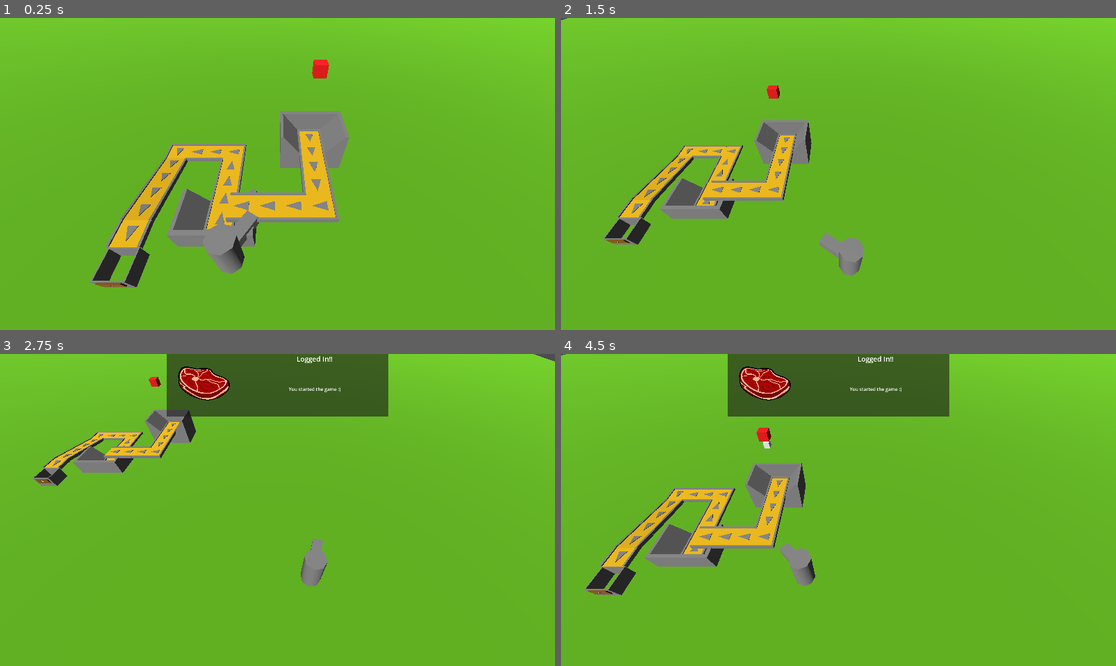
Above: before the commit, frames 1-4 (two rows, left to right).
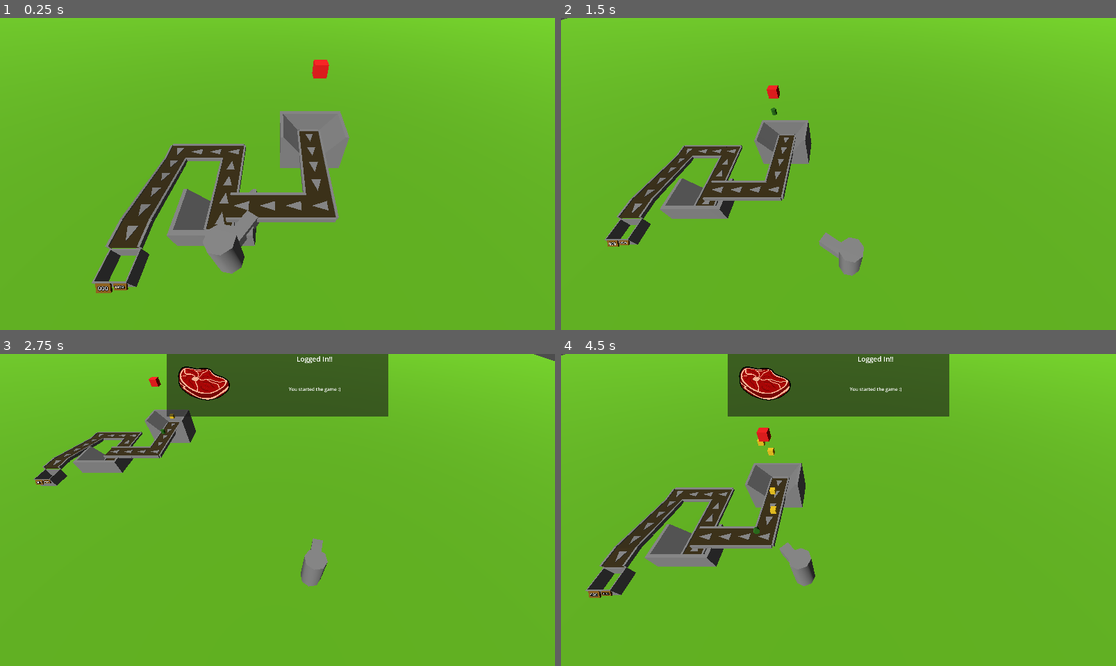
Above: after the commit, the same moments.

Repository: DallasHuff/gwj-89
Game: Godot game, scene res://levels/conveyor_test.tscn
The game is run twice, just before and just after one commit, with the same random seed, the same clock (stepped at 60 frames per second) and the same inputs.
Inputs (mouse positions are in pixels of both pictures, inside the frame that each line leads up to):
- Up to frame 1 (0.25 s): no input
- Up to frame 2 (1.5 s): move the mouse to (960, 158) at 0.52 s; press the mouse at (960, 158) at 0.53 s; hold D (right) 0.53-1.28 s; move the mouse to (727, 189) at 1.27 s; release the mouse at (727, 189) at 1.28 s; hold S (down) from 1.28 s (still down); right-click (727, 189) at 1.35 s
- Up to frame 3 (2.75 s): move the mouse to (333, 441) at 2.02 s; release S (down) at 2.03 s; press the mouse at (333, 441) at 2.03 s; hold D (right) from 2.03 s (still down)
- Up to frame 4 (4.5 s): move the mouse to (810, 572) at 2.77 s; release D (right) at 2.78 s; release the mouse at (810, 572) at 2.78 s; hold W (up) 2.78-3.53 s; right-click (810, 572) at 2.85 s; move the mouse to (1005, 556) at 3.52 s; press the mouse at (1005, 556) at 3.53 s; hold A (left) from 3.53 s (still down); tap 1 (debug1) at 4.15 s; move the mouse to (672, 463) at 4.27 s; release the mouse at (672, 463) at 4.28 s; right-click (672, 463) at 4.35 s

The runs differ from the first frame. In frame 1, 4.3% of the frame differs, in the area x 16-62%, y 35-89%; in frame 2, 2.2%; in frame 3, 0.8%; in frame 4, 2.5%.

Commit message:
added multiple trash types, randomly spawning in

Diff:
--- a/entities/conveyor/straight_conveyor.tscn
+++ b/entities/conveyor/straight_conveyor.tscn
@@ -3,7 +3,7 @@
 [ext_resource type="Script" uid="uid://d3o2cfsr551di" path="res://entities/conveyor/straight_conveyor.gd" id="1_7eqht"]
 
 [sub_resource type="StandardMaterial3D" id="StandardMaterial3D_n54wd"]
-albedo_color = Color(1, 0.78300005, 0.06999999, 1)
+albedo_color = Color(0.23, 0.18009001, 0.016099999, 1)
 
 [sub_resource type="BoxShape3D" id="BoxShape3D_n54wd"]
 size = Vector3(1, 0.1, 1)
@@ -15,7 +15,7 @@
 size = Vector3(0.1, 0.2, 1)
 
 [sub_resource type="BoxShape3D" id="BoxShape3D_q1i14"]
-size = Vector3(1.2, 0.2, 0.1)
+size = Vector3(1, 0.2, 0.1)
 
 [node name="StraightConveyor" type="Node3D" unique_id=606666062]
 script = ExtResource("1_7eqht")
@@ -31,6 +31,7 @@
 
 [node name="BeltMover" type="StaticBody3D" parent="." unique_id=2116407018]
 unique_name_in_owner = true
+constant_linear_velocity = Vector3(0, 0, 1.5)
 
 [node name="CollisionShape3D" type="CollisionShape3D" parent="BeltMover" unique_id=354356967]
 transform = Transform3D(1, 0, 0, 0, 0.9993908, 0.03489949, 0, -0.03489949, 0.9993908, 0, 0.01, 0)
@@ -56,13 +57,12 @@
 [node name="CollisionShape3D" type="CollisionShape3D" parent="BumperRight/StaticBody3D" unique_id=2032328365]
 shape = SubResource("BoxShape3D_n1slu")
 
-[node name="BumperRear" type="CSGBox3D" parent="." unique_id=254482814]
+[node name="BumperRear" type="CSGBox3D" parent="." unique_id=244084465]
 unique_name_in_owner = true
 transform = Transform3D(1, 0, 0, 0, 1, 0, 0, 0, 1, 0, 0, -0.55)
-visible = false
-size = Vector3(1.2, 0.2, 0.1)
+size = Vector3(1, 0.2, 0.1)
 
-[node name="StaticBody3D" type="StaticBody3D" parent="BumperRear" unique_id=2066356704]
+[node name="StaticBody3D" type="StaticBody3D" parent="BumperRear" unique_id=1133859339]
 
-[node name="CollisionShape3D" type="CollisionShape3D" parent="BumperRear/StaticBody3D" unique_id=1595762718]
+[node name="CollisionShape3D" type="CollisionShape3D" parent="BumperRear/StaticBody3D" unique_id=222408424]
 shape = SubResource("BoxShape3D_q1i14")
--- a/entities/hopper/hopper.gd
+++ b/entities/hopper/hopper.gd
@@ -3,21 +3,33 @@
 
 @onready var zone := %Zone
 @onready var display := %Display
+@onready var damage_display := %DamageDisplay
 
 @export var processed_count := 0
 @export var target_count := 10
 
+@export var wanted_trash_type := Trash.TrashType.PAPER
+
+@export var damage_amount := 12
+@export var health := 100
+
 func _on_zone_body_entered(body: Node3D) -> void:
-    if not body is Trash:
-        return
+	if not body is Trash:
+		return
 
-    var t: Trash = body
-    t.queue_free()
+	var t: Trash = body
+	var got_trash_type := t.trash_type
+	t.queue_free()
 
-    processed_count += 1
+	if got_trash_type != wanted_trash_type:
+		health -= damage_amount
+		damage_display.text = str(health) + "%"
+		return
 
-    display.text = str(processed_count)
+	processed_count += 1
 
-    if processed_count >= target_count:
-        print("TARGET MET")
-        # AchievementTracker.achieve(AchievementTracker.AchName.TARGET_MET)
+	display.text = str(processed_count)
+
+	if processed_count >= target_count:
+		print("TARGET MET")
+		# AchievementTracker.achieve(AchievementTracker.AchName.TARGET_MET)
--- a/entities/hopper/hopper.tscn
+++ b/entities/hopper/hopper.tscn
@@ -10,8 +10,6 @@
 
 [node name="Hopper" type="Node3D" unique_id=1611280198]
 script = ExtResource("1_pbacs")
-processed_count = null
-target_count = null
 
 [node name="CSGBox3D" type="CSGBox3D" parent="." unique_id=905614192]
 use_collision = true
@@ -30,15 +28,30 @@
 shape = SubResource("BoxShape3D_m4v2h")
 
 [node name="DisplayPart" type="Node3D" parent="." unique_id=2066332585]
+transform = Transform3D(1, 0, 0, 0, 0.7374188, 0.6754358, 0, -0.6754358, 0.7374188, -5.9604645e-08, -0.28463516, 0.4091789)
 
 [node name="CSGBox3D" type="CSGBox3D" parent="DisplayPart" unique_id=963428546]
-transform = Transform3D(1, 0, 0, 0, 1, 0, 0, 0, 1, 0, 0.2602234, 0.5655551)
-size = Vector3(0.795, 0.351, 0.063)
+transform = Transform3D(1, 0, 0, 0, 1, 0, 0, 0, 1, -0.24263707, 0.27351046, 0.5655551)
+size = Vector3(0.4784131, 0.3244258, 0.063)
+material = SubResource("StandardMaterial3D_pbacs")
+
+[node name="CSGBox3D2" type="CSGBox3D" parent="DisplayPart" unique_id=1149285809]
+transform = Transform3D(1, 0, 0, 0, 1, 0, 0, 0, 1, 0.30959022, 0.32424924, 0.565555)
+size = Vector3(0.4101001, 0.25010353, 0.063)
 material = SubResource("StandardMaterial3D_pbacs")
 
 [node name="Display" type="Label3D" parent="DisplayPart" unique_id=1241748899]
 unique_name_in_owner = true
-transform = Transform3D(1, 0, 0, 0, 1, 0, 0, 0, 1, 0, 0.27389422, 0.5992248)
-text = "0"
+transform = Transform3D(1, 0, 0, 0, 1, 0, 0, 0, 1, -0.4097862, 0.27389425, 0.5992248)
+pixel_size = 0.006
+text = "000"
+horizontal_alignment = 0
+
+[node name="DamageDisplay" type="Label3D" parent="DisplayPart" unique_id=403044301]
+unique_name_in_owner = true
+transform = Transform3D(1, 0, 0, 0, 1, 0, 0, 0, 1, 0.4696286, 0.32712382, 0.6142598)
+pixel_size = 0.004
+text = "100%"
+horizontal_alignment = 2
 
 [connection signal="body_entered" from="Zone" to="." method="_on_zone_body_entered"]
--- a/entities/spawner/spawner.gd
+++ b/entities/spawner/spawner.gd
@@ -1,23 +1,54 @@
 class_name Spawner
 extends Node3D
 
-@export var trash_scene: PackedScene = preload("res://entities/trash/trash.tscn")
+@export var trash_paper_scene: PackedScene = preload("res://entities/trash/trash_paper.tscn")
+@export var trash_glass_scene: PackedScene = preload("res://entities/trash/trash_glass.tscn")
+
+@onready var trash_scenes := [trash_paper_scene, trash_glass_scene]
 
 var spawn_bounds_width := 0.3
+
+var spawn_timer : Timer
+@export var spawn_timer_range_min := 3.0
+@export var spawn_timer_range_max := 7.0
+@export var spawn_timer_start_delay := 1.0
+
+func _ready() -> void:
+	spawn_timer = Timer.new()
+	add_child(spawn_timer)
+	spawn_timer.wait_time = spawn_timer_start_delay
+	spawn_timer.one_shot = true
+	spawn_timer.timeout.connect(_on_spawn_timer_timeout)
+	spawn_timer.start()
+
+func _on_spawn_timer_timeout() -> void:
+	spawn_trash()
+
+	var rand_wait := randf_range(spawn_timer_range_min, spawn_timer_range_max)
+	# print("waiting: ", rand_wait)
+	spawn_timer.wait_time = true
+	spawn_timer.start()
+
 
 func _process(_delta: float) -> void:
 	if Input.is_action_just_pressed("debug1"):
 		print("debug1")
 		spawn_trash()
 
-func spawn_trash() -> void:
+func spawn_trash(selected: PackedScene = null) -> void:
+	var selected_scene := trash_glass_scene
+	if not selected == null:
+		selected_scene = selected
+	else:
+		var i := randi_range(0, len(trash_scenes)-1)
+		selected_scene = trash_scenes[i]
 
 	var random_pos_offset := Vector3.ZERO
 
 	random_pos_offset.x += randf_range(-spawn_bounds_width, spawn_bounds_width)
 	random_pos_offset.z += randf_range(-spawn_bounds_width, spawn_bounds_width)
 
-	var t : Trash = trash_scene.instantiate()
-	t.trash_type = Trash.METAL
+	var t : Trash = selected_scene.instantiate()
+	# t.trash_type = Trash.TrashType.METAL
 	get_tree().root.add_child(t)
 	t.global_position = global_position + random_pos_offset
--- a/entities/trash/trash.gd
+++ b/entities/trash/trash.gd
@@ -1,11 +1,11 @@
 class_name Trash
 extends RigidBody3D
 
-enum {
+enum TrashType {
 	METAL,
 	GLASS,
 	PLASTIC,
 	PAPER,
 }
 
-@export var trash_type := METAL
+@export var trash_type := TrashType.METAL
--- a/entities/trash/trash.tscn
+++ /dev/null
@@ -1,18 +0,0 @@
-[gd_scene format=3 uid="uid://bxedjpgetpoay"]
-
-[ext_resource type="Script" uid="uid://mdqaoq60otue" path="res://entities/trash/trash.gd" id="1_clokc"]
-
-[sub_resource type="BoxShape3D" id="BoxShape3D_wpnnr"]
-size = Vector3(0.3, 0.3, 0.3)
-
-[sub_resource type="StandardMaterial3D" id="StandardMaterial3D_clokc"]
-
-[node name="Trash" type="RigidBody3D" unique_id=1747780733]
-script = ExtResource("1_clokc")
-
-[node name="CollisionShape3D" type="CollisionShape3D" parent="." unique_id=2034768690]
-shape = SubResource("BoxShape3D_wpnnr")
-
-[node name="CSGBox3D" type="CSGBox3D" parent="." unique_id=920973247]
-size = Vector3(0.3, 0.3, 0.3)
-material = SubResource("StandardMaterial3D_clokc")
--- /dev/null
+++ b/entities/trash/trash_battery.tscn
@@ -0,0 +1,3 @@
+[gd_scene format=3 uid="uid://bkxnwj5nq4dus"]
+
+[node name="TrashPaper_tscn" type="RigidBody3D" unique_id=1578541971]
--- /dev/null
+++ b/entities/trash/trash_glass.tscn
@@ -0,0 +1,23 @@
+[gd_scene format=3 uid="uid://b6pgrrfecfoqx"]
+
+[ext_resource type="Script" uid="uid://mdqaoq60otue" path="res://entities/trash/trash.gd" id="1_qgiyn"]
+
+[sub_resource type="CylinderShape3D" id="CylinderShape3D_gcmdv"]
+height = 0.3
+radius = 0.14
+
+[sub_resource type="StandardMaterial3D" id="StandardMaterial3D_gcmdv"]
+albedo_color = Color(0.14985, 0.45, 0.058499996, 1)
+
+[node name="TrashGlass" type="RigidBody3D" unique_id=1578541971]
+script = ExtResource("1_qgiyn")
+trash_type = 1
+
+[node name="CollisionShape3D" type="CollisionShape3D" parent="." unique_id=2092128419]
+shape = SubResource("CylinderShape3D_gcmdv")
+
+[node name="CSGCylinder3D" type="CSGCylinder3D" parent="." unique_id=71512952]
+use_collision = true
+radius = 0.15
+height = 0.3
+material = SubResource("StandardMaterial3D_gcmdv")
--- /dev/null
+++ b/entities/trash/trash_metal.tscn
@@ -0,0 +1,3 @@
+[gd_scene format=3 uid="uid://c35wmadgghew8"]
+
+[node name="TrashPaper_tscn" type="RigidBody3D" unique_id=1578541971]
--- /dev/null
+++ b/entities/trash/trash_paper.tscn
@@ -0,0 +1,20 @@
+[gd_scene format=3 uid="uid://btgrkbipmjwbc"]
+
+[ext_resource type="Script" uid="uid://mdqaoq60otue" path="res://entities/trash/trash.gd" id="1_injgp"]
+
+[sub_resource type="StandardMaterial3D" id="StandardMaterial3D_injgp"]
+albedo_color = Color(1, 0.83316666, 0.089999974, 1)
+
+[sub_resource type="BoxShape3D" id="BoxShape3D_injgp"]
+size = Vector3(0.3, 0.3, 0.3)
+
+[node name="TrashPaper" type="RigidBody3D" unique_id=1578541971]
+script = ExtResource("1_injgp")
+trash_type = 3
+
+[node name="CSGBox3D" type="CSGBox3D" parent="." unique_id=369694159]
+size = Vector3(0.3, 0.3, 0.3)
+material = SubResource("StandardMaterial3D_injgp")
+
+[node name="CollisionShape3D" type="CollisionShape3D" parent="." unique_id=2037202373]
+shape = SubResource("BoxShape3D_injgp")
--- /dev/null
+++ b/entities/trash/trash_plastic.tscn
@@ -0,0 +1,3 @@
+[gd_scene format=3 uid="uid://bfl4ucivtfmka"]
+
+[node name="TrashPaper_tscn" type="RigidBody3D" unique_id=1578541971]
--- a/levels/conveyor_test.tscn
+++ b/levels/conveyor_test.tscn
@@ -31,7 +31,7 @@
 shape = SubResource("BoxShape3D_mesa8")
 
 [node name="CSGBox3D" type="CSGBox3D" parent="ground" unique_id=34692764]
-transform = Transform3D(1, 0, 0, 0, 1, 0, 0, 0, 1, 0.015206337, 0.02272439, -0.0025355816)
+transform = Transform3D(1, 0, 0, 0, 1, 0, 0, 0, 1, 0.016066551, 0.041111946, -0.011721373)
 size = Vector3(100, 1.05, 100)
 material = SubResource("StandardMaterial3D_qxn8h")
 
@@ -146,4 +146,4 @@
 metadata/_custom_type_script = "uid://dw5i7nu67h2df"
 
 [node name="Hopper" parent="." unique_id=1611280198 instance=ExtResource("6_e875t")]
-transform = Transform3D(1, 0, 0, 0, 1, 0, 0, 0, 1, -12, 0.7683053, 4)
+transform = Transform3D(0.9999945, -2.5778802e-06, 0.0033161186, 2.5759748e-06, 1, 5.8036954e-07, -0.0033161186, -5.71847e-07, 0.9999945, -12, 0.6850306, 4)
